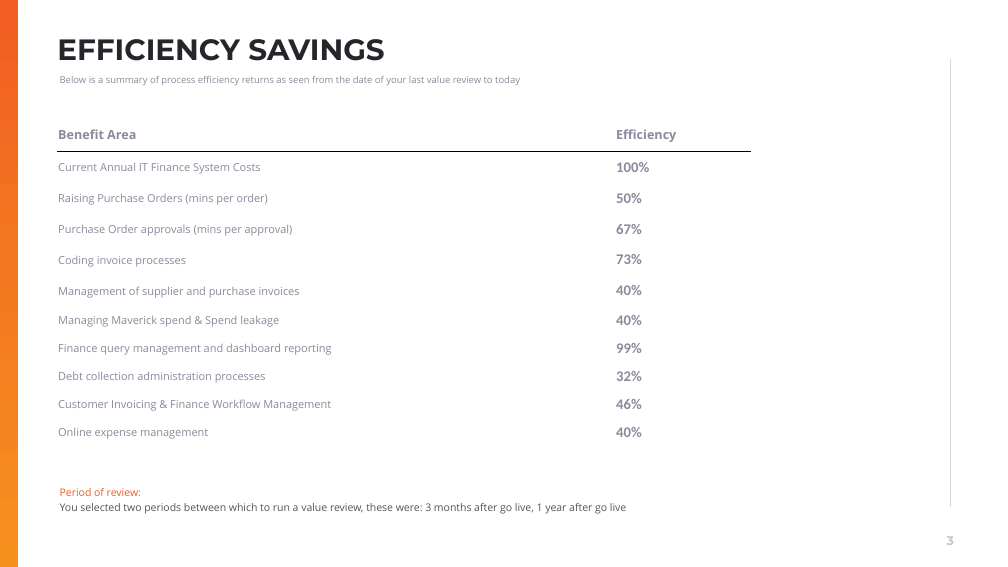
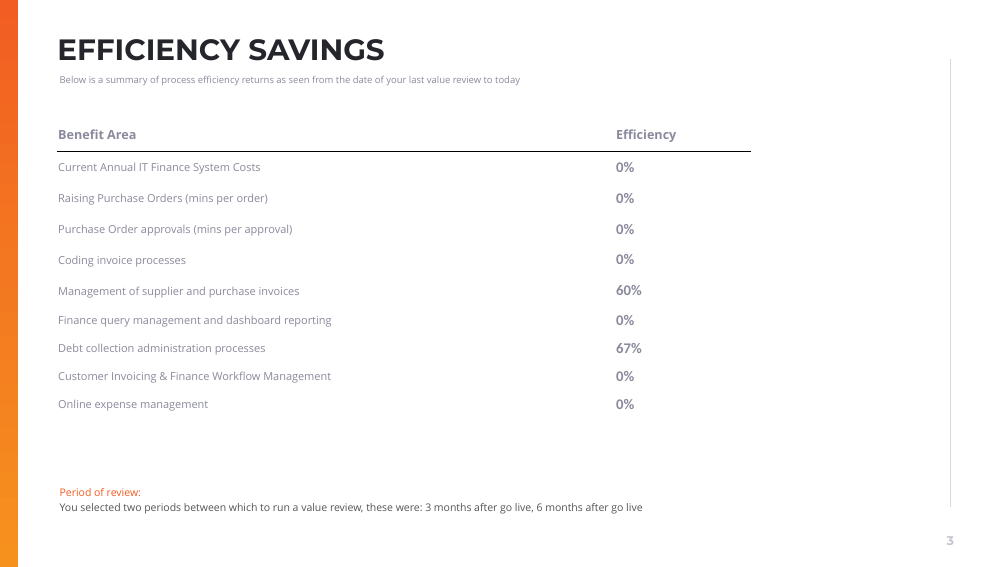
Before and after one commit to muratozdemirpiblo/ppt-api, a slide deck: slide 3 of questionare_output.pptx. Drawn at 1008x567 pixels with LibreOffice and Linux fonts; fonts in the diff are those of the drawing; background and template pictures are left out. Boxes give left, top, right and bottom in pixels: in the first picture for what was removed or moved away, otherwise in the second. Text is boxed around its words. In the diff, an @@ line names an element or a change of style, - is before the commit and + after.

```diff
--- a/questionare_output.pptx
+++ b/questionare_output.pptx
@@ table at (57,117,751,418) @@
-row 2: Current Annual IT Finance System Costs | 100%
-row 3: Raising Purchase Orders (mins per order) | 50%
-row 4: Purchase Order approvals (mins per approval) | 67%
-row 5: Coding invoice processes | 73%
-row 6: Management of supplier and purchase invoices | 40%
-row 7: Managing Maverick spend & Spend leakage | 40%
-row 8: Finance query management and dashboard reporting | 99%
-row 9: Debt collection administration processes | 32%
-row 10: Customer Invoicing & Finance Workflow Management | 46%
-row 11: Online expense management | 40%
+row 2: Current Annual IT Finance System Costs | 0%
+row 3: Raising Purchase Orders (mins per order) | 0%
+row 4: Purchase Order approvals (mins per approval) | 0%
+row 5: Coding invoice processes | 0%
+row 6: Management of supplier and purchase invoices | 60%
+row 7: Finance query management and dashboard reporting | 0%
+row 8: Debt collection administration processes | 67%
+row 9: Customer Invoicing & Finance Workflow Management | 0%
+row 10: Online expense management | 0%
@@ text at (60,488,642,514): text changed @@
-Period of review:
-You selected two periods between which to run a value review, these were: 3 months after go live, 1 year after go live
+Period of review:
+You selected two periods between which to run a value review, these were: 3 months after go live, 6 months after go live
```
Also in this commit, not shown: 2 other slides changed, 4 other files.
